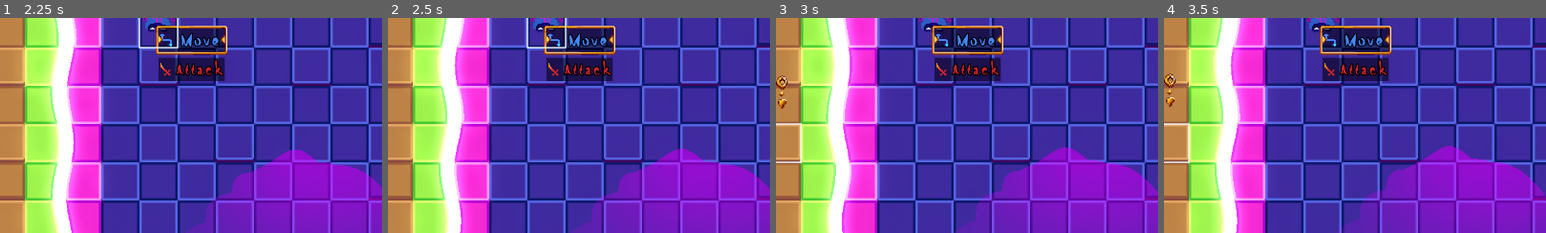
Above: before the commit, frames 1-4 (left to right).
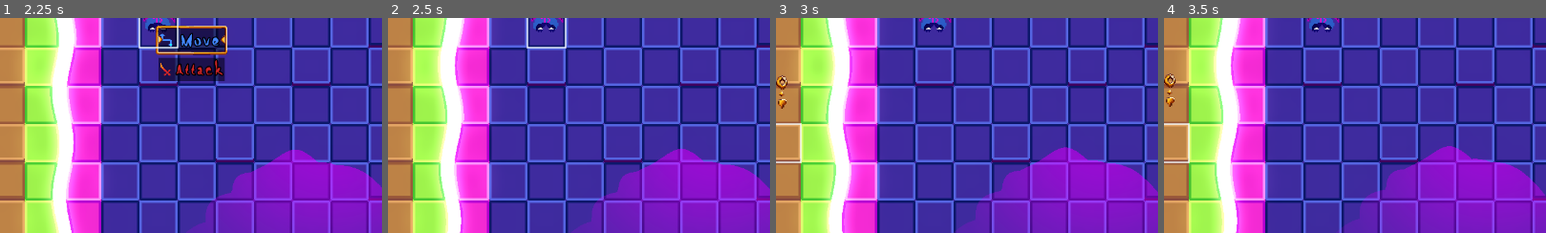
Above: after the commit, the same moments.

Repository: ACristoff/godotwild75
Game: Godot game, scene res://Game/game_manager.tscn
Same seed, same stepped clock (60 frames per second), same inputs: the game is played once before the commit and once after it.
Inputs (mouse positions are % of the whole screen's width and height, from its top left):
- Up to frame 1 (2.25 s): tap Enter (ui_accept) at 0.5, 0.77, 1.52 s; move the mouse to (72, 45) at 0.52 s; press the mouse at (72, 45) at 0.53 s; hold Right (ui_right) 0.53-1.28 s; right-click (72, 45) at 0.8 s; move the mouse to (30, 55) at 1.27 s; release the mouse at (30, 55) at 1.28 s; hold Down (ui_down) 1.28-2.03 s; right-click (30, 55) at 1.35 s; click (30, 55) at 1.55 s; move the mouse to (60, 28) at 2.02 s; press the mouse at (60, 28) at 2.03 s; hold Right (ui_right) from 2.03 s (still down)
- Up to frame 2 (2.5 s): keep holding Right (ui_right); right-click (60, 28) at 2.3 s
- Up to frame 3 (3 s): move the mouse to (45, 70) at 2.77 s; release Right (ui_right) at 2.78 s; release the mouse at (45, 70) at 2.78 s; hold Up (ui_up) from 2.78 s (still down); right-click (45, 70) at 2.85 s
- Up to frame 4 (3.5 s): keep holding Up (ui_up); tap Enter (ui_accept) at 3.02 s; click (45, 70) at 3.05 s
The pictures show only the part of the screen within x 42-92%, y 29-79%; the shares and areas given below are measured in that part.

Frame 1 is identical in both runs. In frame 2, 4.5% of the frame differs, in the area x 40-60%, y 3-30%; in frame 3, 4.5%; in frame 4, 4.5%.

Commit message:
deselection

Diff:
--- a/Game/Characters/player_unit.gd
+++ b/Game/Characters/player_unit.gd
@@ -5,7 +5,7 @@
 @onready var action_ui = $action_select
 
 #The logic for having these various states is due to so many different UI elements
-enum unit_states {IDLE, SELECTED, ACTION_SELECT, ATTACK_THINK, MOVE_THINK, ATTACKING, MOVING}
+enum unit_states {IDLE, SELECTED, ATTACK_THINK, MOVE_THINK, ATTACKING, MOVING}
 
 var unit_state = unit_states.IDLE
 
@@ -16,9 +16,11 @@
 	set(value):
 		is_selected = value
 		if is_selected:
+			unit_state = unit_states.SELECTED
 			action_select(true)
 			pass
 		else:
+			unit_state = unit_states.IDLE
 			action_select(false)
 			#_anim_player.play("idle")
 
@@ -36,14 +38,12 @@
 	super(delta)
 	pass
 
-#State transition func
-
-
 #On_action_selected
 #grab the signal from action select
 #transition unit state
 #do action
 
+#State transition func
 func state_change(state):
 	unit_state = state
 	unit_state_change.emit(unit_state)
@@ -55,20 +55,9 @@
 	action_ui.disable_move()
 	pass
 
-#func attack_selected():
-	#unit_state =
-	#print()
-	#pass
-
-#func move_selected():
-	#unit_state = unit_states.MOVE_THINK
-	#pass
-
-
 func _on_action_select_attack_selected():
 	state_change(unit_states.ATTACK_THINK)
 	pass # Replace with function body.
-
 
 func _on_action_select_move_selected():
 	state_change(unit_states.MOVE_THINK)
--- a/Game/Characters/unit_base.gd
+++ b/Game/Characters/unit_base.gd
@@ -13,9 +13,9 @@
 @onready var _path_follow: PathFollow2D = $PathFollow2D
 
 #Fix this later with a proper data struct that is descriptive
-var facing_direction = [1,2,3,4]
+enum direction {UP, DOWN, LEFT, RIGHT}
 #direction the unit is facing
-var current_direction = 3
+var current_direction = direction.UP
 
 ## Shared resource of type Grid, used to calculate map coordinates.
 @export var grid: Resource
@@ -127,3 +127,4 @@
 		curve.add_point(grid.calculate_map_position(point) - position)
 	cell = path[-1]
 	_is_walking = true
+	print(path)
--- a/Game/Data/Cursor/cursor.gd
+++ b/Game/Data/Cursor/cursor.gd
@@ -8,6 +8,7 @@
 signal accept_pressed(cell)
 ## Emitted when the cursor moved to a new cell.
 signal moved(new_cell)
+signal deselect_pressed()
 
 ## Grid resource, giving the node access to the grid size, and more.
 @export var grid: Resource
@@ -64,7 +65,8 @@
 	elif event.is_action_pressed("click") or event.is_action_pressed("ui_accept"):
 		emit_signal("accept_pressed", cell)
 		get_viewport().set_input_as_handled()
-
+	elif event.is_action_pressed("right_click"):
+		deselect_pressed.emit()
 	var should_move := event.is_pressed()
 	if event.is_echo():
 		should_move = should_move and _timer.is_stopped()
--- a/Game/Data/Levels/debug_level.tscn
+++ b/Game/Data/Levels/debug_level.tscn
@@ -26,4 +26,5 @@
 position = Vector2(299, 297)
 
 [connection signal="accept_pressed" from="Cursor" to="." method="_on_cursor_accept_pressed"]
+[connection signal="deselect_pressed" from="Cursor" to="." method="_on_cursor_deselect_pressed"]
 [connection signal="moved" from="Cursor" to="." method="_on_cursor_moved"]
--- a/Game/Data/battle_manager.gd
+++ b/Game/Data/battle_manager.gd
@@ -83,12 +83,11 @@
 		return
 	active_unit = units[cell]
 	active_unit.is_selected = true
-	#walkable_cells = get_walkable_cells(active_unit)
-	#unit_path.initialize(walkable_cells)
 	pass
 
 func deselect_unit():
-	active_unit.is_selected = false
+	if active_unit:
+		active_unit.is_selected = false
 #	unit_overlay.clear()
 	unit_path.stop()
 	pass
@@ -112,9 +111,21 @@
 	if active_unit == null:
 		select_unit(cell)
 	elif active_unit.is_selected:
+		if active_unit.unit_state == PlayerUnit.unit_states.SELECTED && cell != active_unit.cell:
+			prints('happy thoughts', active_unit.cell, cell)
+			deselect_unit()
+			clear_active_unit()
+
+			pass
 		move_current_unit(cell)
 
 func _on_cursor_moved(new_cell):
 	if active_unit and active_unit.is_selected and active_unit.unit_state == PlayerUnit.unit_states.MOVE_THINK:
 		unit_path.draw(active_unit.cell, new_cell)
 	pass # Replace with function body.
+
+func _on_cursor_deselect_pressed():
+	if active_unit:
+		deselect_unit()
+		clear_active_unit()
+	pass # Replace with function body.
--- a/project.godot
+++ b/project.godot
@@ -28,6 +28,11 @@
 "events": [Object(InputEventMouseButton,"resource_local_to_scene":false,"resource_name":"","device":-1,"window_id":0,"a …(253 unchanged characters)…
 ]
 }
+right_click={
+"deadzone": 0.5,
+"events": [Object(InputEventMouseButton,"resource_local_to_scene":false,"resource_name":"","device":-1,"window_id":0,"alt_pressed":false,"shift_pressed":false,"ctrl_pressed":false,"meta_pressed":false,"button_mask":0,"position":Vector2(0, 0),"global_position":Vector2(0, 0),"factor":1.0,"button_index":2,"canceled":false,"pressed":false,"double_click":false,"script":null)
+]
+}
 
 [rendering]
 
